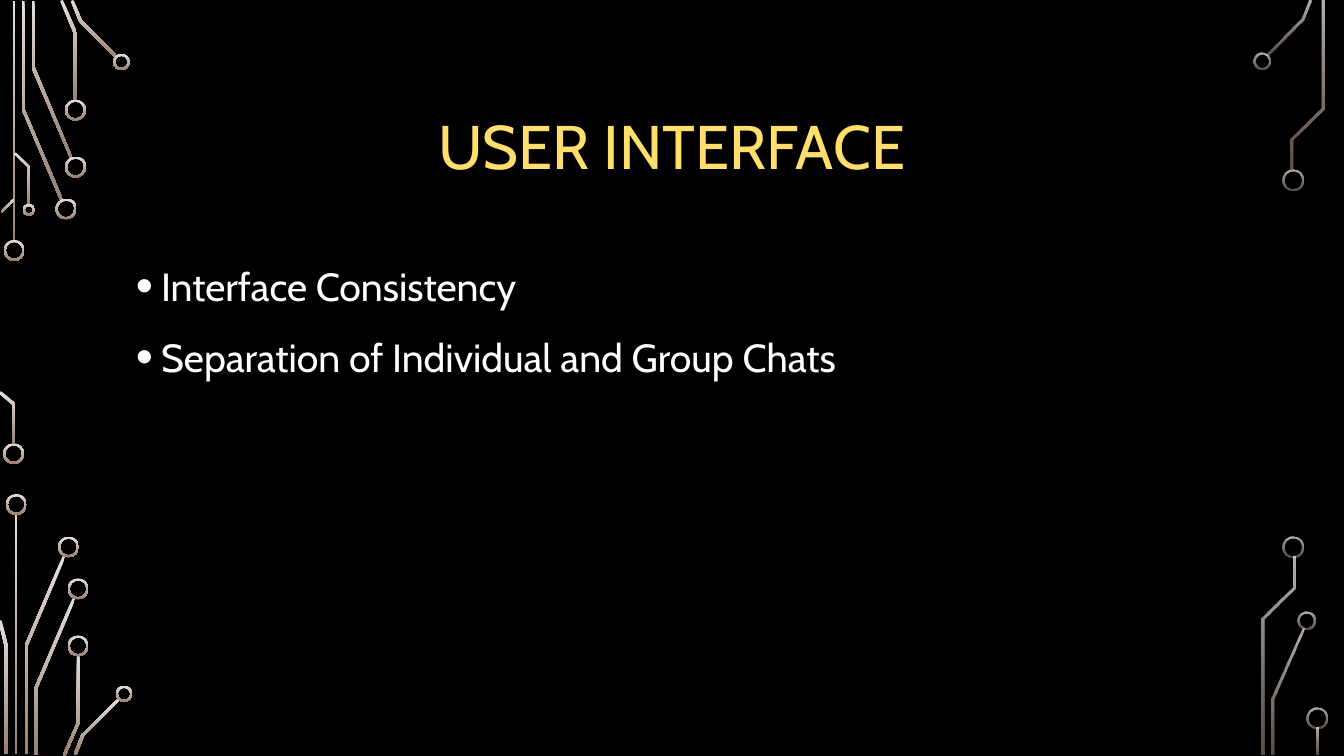
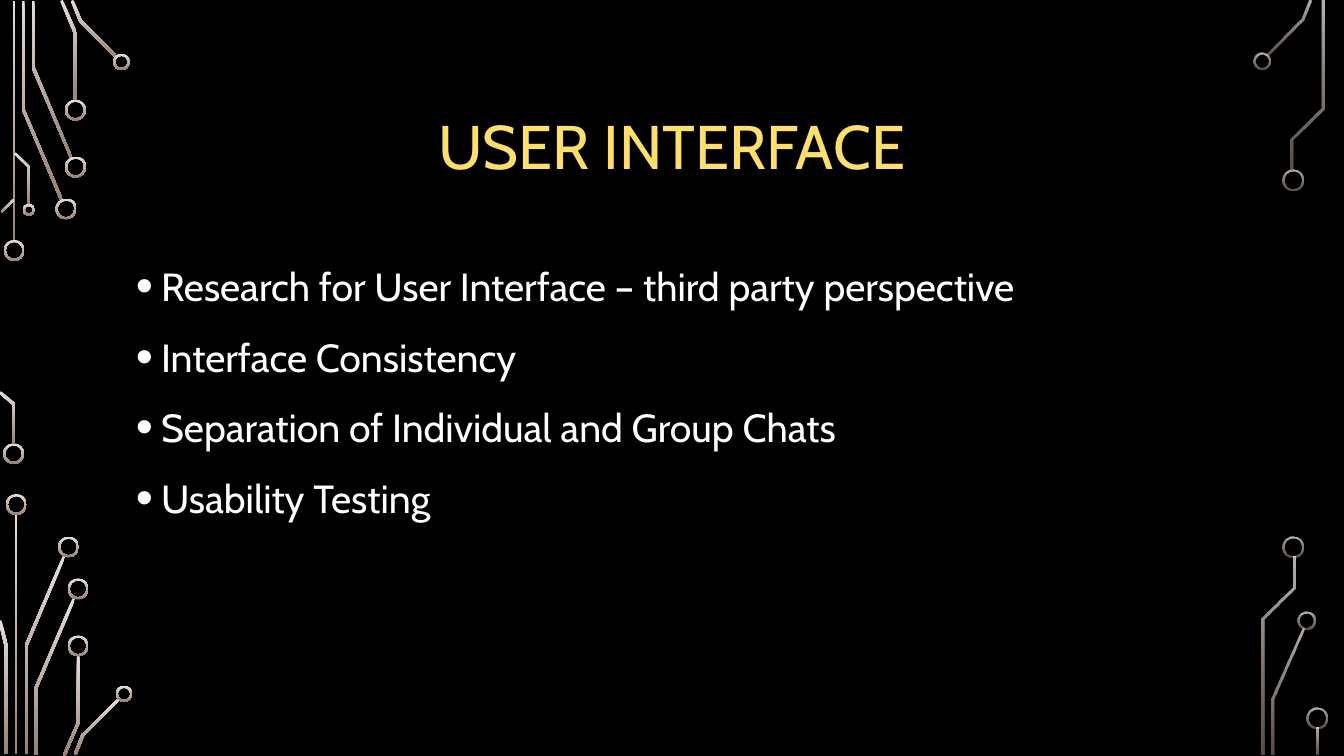
Before and after one commit to psengelke/linphone-android-group-chat, a slide deck: slide 5 of Project Documentation/Demos/Nanoteq Demo/demo_nanoteq.pptx. Drawn at 1344x756 pixels with LibreOffice and Linux fonts; fonts in the diff are those of the drawing; background and template pictures are left out. Boxes give left, top, right and bottom in pixels: in the first picture for what was removed or moved away, otherwise in the second. Text is boxed around its words. In the diff, an @@ line names an element or a change of style, - is before the commit and + after.

```diff
--- a/Project Documentation/Demos/Nanoteq Demo/demo_nanoteq.pptx
+++ b/Project Documentation/Demos/Nanoteq Demo/demo_nanoteq.pptx
@@ text at [161, 271, 1015, 311]: paragraph added @@
+• Research for User Interface – third party perspective
@@ text at [161, 483, 430, 522]: paragraph added @@
+• Usability Testing
```
Also in this commit, not shown: 1 slide added, 1 other file.
